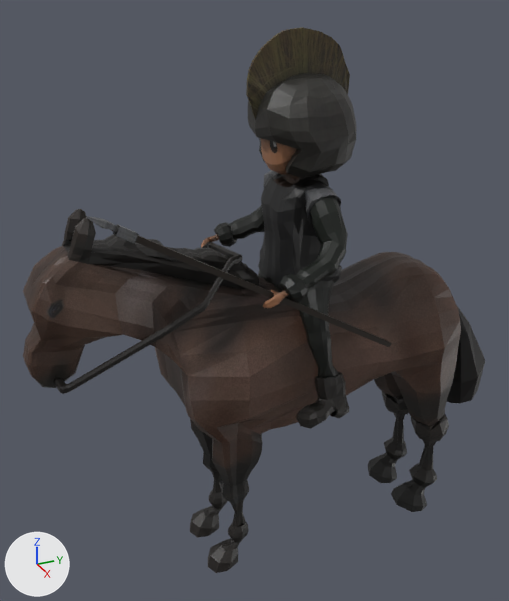
One commit to the Blender file Map/Assets/Models/Yamato/Yamato_cavalry/Yamato_cavalry.blend: the scene before it, then after it.
Both versions are drawn from a 50 mm camera at (26.4, -14.0, 11.7) aimed at (-0.8, -1.8, -1.9). The axes (+X, +Y, +Z) are drawn at lower left. The lights are the same throughout.

Names of what the first picture shows: 'Harness', 'Horse', 'Spear', 'Yamato'.
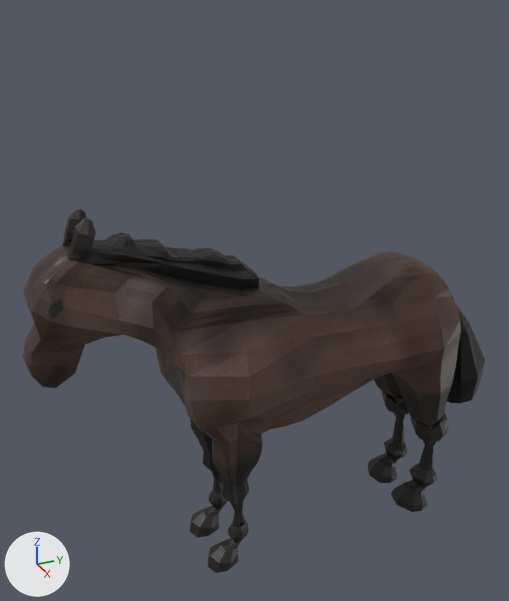
The newer file is also turned or shifted as a whole; pictures and numbers use the older file's frame.

What differs and where, as boxes [x1, y1, x2, y2] in the pictures (509 x 601 px):
'Yamato', hidden (black): before [201, 27, 356, 429]
'Spear', hidden (black): before [86, 216, 392, 347]
'Harness', hidden (black): before [54, 242, 242, 394]

The change, as a diff of the scene's bpy script:
```diff
--- a/Map/Assets/Models/Yamato/Yamato_cavalry/Yamato_cavalry.blend.py
+++ b/Map/Assets/Models/Yamato/Yamato_cavalry/Yamato_cavalry.blend.py
@@ ob_spear @@
 ob_spear.location = (77.45, 20.64, -30.48)
+ob_spear.hide_viewport = True
@@ ob_harness @@
 ob_harness.location = (77.45, 20.64, -30.48)
+ob_harness.hide_viewport = True
@@ ob_yamato @@
 ob_yamato.location = (77.45, 20.64, -30.48)
+ob_yamato.hide_viewport = True
```
